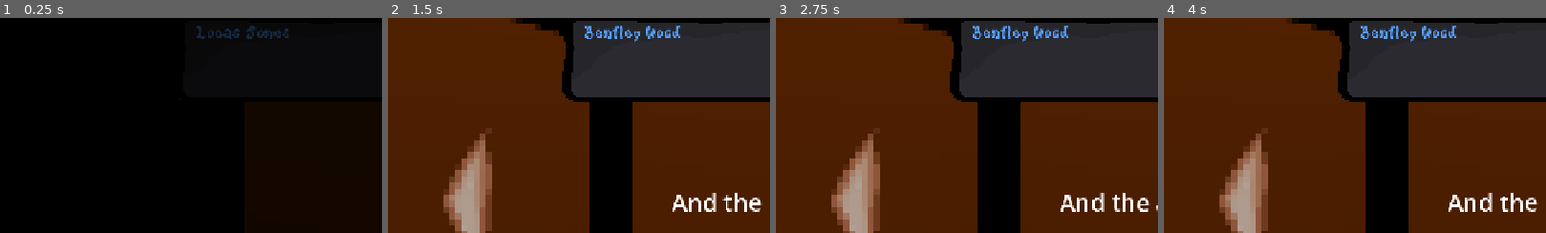
Above: before the commit, frames 1-4 (left to right).
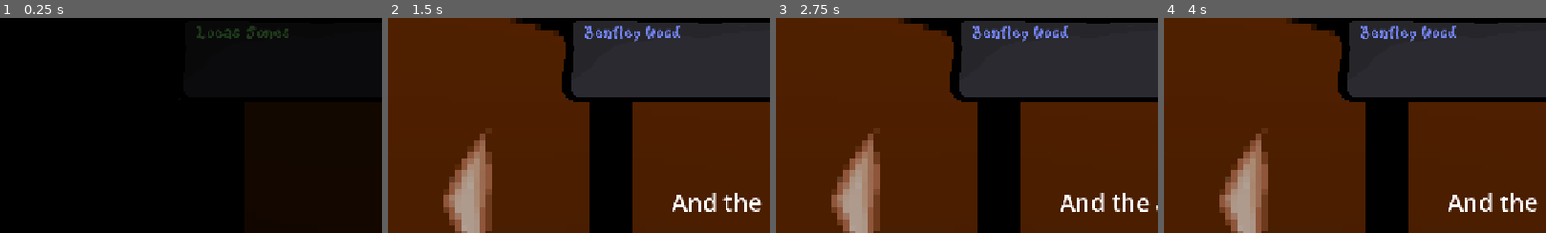
Above: after the commit, the same moments.

Repository: Caz080/AfterFall
Game: Godot game, scene res://Assets/Scenes/game.tscn
Two runs of this game, one before a commit and one after it. Both use one fixed random seed, a clock stepped at 60 frames per second and the inputs below.
Inputs (mouse positions are % of the whole screen's width and height, from its top left):
- Up to frame 1 (0.25 s): no input
- Up to frame 2 (1.5 s): tap Enter (ui_accept) at 0.5, 0.77 s; hold Right (move_right) 0.53-1.25 s; hold Space (push_to_talk) 0.53-1.25 s; click (90, 84) at 1.25 s
- Up to frame 3 (2.75 s): click (90, 50) at 2 s
- Up to frame 4 (4 s): click (10, 50) at 2.75 s; hold Left (move_left) from 3.53 s (still down); tap Space (push_to_talk) at 3.6 s; tap Enter (ui_accept) at 3.77 s
The pictures show only the part of the screen within x 0-50%, y 7-57%; the shares and areas given below are measured in that part.

The runs differ from the first frame. In frame 1, 0.5% of the frame differs, in the area x 51-76%, y 3-10%; in frame 2, 0.4%; in frame 3, 0.4%; in frame 4, 0.4%.

Commit message:
Player update

Diff:
--- a/projectreal/Assets/Player.gd
+++ b/projectreal/Assets/Player.gd
@@ -87,6 +87,7 @@
 	var personname = get_node("../gameUI/Control/MarginContainer/VBoxContainer/Person")
 	var npc = get_node("../NPC_"+str(currentNPC))
 	personname.text = npc.firstName + " " + npc.lastName
+	personname.add_theme_color_override("font_color", npc.npcColor)
 
 	var textbox = get_node("../gameUI/Control/MarginContainer/VBoxContainer/Dialogue")
 	textbox.text = ""
--- a/projectreal/Assets/Scripts/npcHandler.gd
+++ b/projectreal/Assets/Scripts/npcHandler.gd
@@ -1,16 +1,27 @@
 extends Node3D
 
-@onready var Hairs = $Base/Hairs.get_children()
+@onready var Hairs = $Head/Hairs.get_children()
+@onready var Shirts = $Torso/Shirts.get_children()
 
 @export var firstName: String = "John"
 @export var lastName: String = "Doe"
 @export var personalityInt: int = 1
+
+@export var npcColor: Color
 
 # Called when the node enters the scene tree for the first time.
 func _ready() -> void:
 	firstName = Global.firstNames.pick_random()
 	lastName = Global.lastNames.pick_random()
 	personalityInt = randi_range(1, 6)
+	npcColor = Color(
+		randf(),
+		randf(),
+		randf()
+	)
 	#print(name + ": " + firstName + " " + lastName + ", personality: " + var_to_str(personalityInt))
 
 	Hairs.pick_random().visible = true
+	var randShirt = Shirts.pick_random()
+	randShirt.visible = true
+	randShirt.modulate = Color(npcColor.r*0.5, npcColor.g*0.5, npcColor.b*0.5)
--- a/projectreal/Assets/npc_model.tscn
+++ b/projectreal/Assets/npc_model.tscn
@@ -1,9 +1,11 @@
 [gd_scene format=3 uid="uid://0top1llg5dn"]
 
 [ext_resource type="Script" uid="uid://cowlmlchaomq8" path="res://Assets/Scripts/npcHandler.gd" id="1_rdagg"]
-[ext_resource type="Texture2D" uid="uid://bnpj2d03bdgbd" path="res://Assets/Sprites/Sprite-person-base.png" id="2_17owo"]
+[ext_resource type="Texture2D" uid="uid://b11qvjrhd3erv" path="res://Assets/Sprites/Person/Sprite-Person-Head.png" id="2_xnmoo"]
 [ext_resource type="Texture2D" uid="uid://dlu6xw5s25ku3" path="res://Assets/Sprites/Sprite-mohawk.png" id="3_rnwvp"]
 [ext_resource type="Texture2D" uid="uid://cn4ycpd3hwuui" path="res://Assets/Sprites/Sprite-baldpatch.png" id="4_xnmoo"]
+[ext_resource type="Texture2D" uid="uid://b1cc0hlw2xsrv" path="res://Assets/Sprites/Person/Sprite-Person-Body.png" id="5_rn3ck"]
+[ext_resource type="Texture2D" uid="uid://5t8tf3g0qliu" path="res://Assets/Sprites/Shirts/Sprite-Regular-Shirt-Base.png" id="6_cv3sp"]
 
 [sub_resource type="StandardMaterial3D" id="StandardMaterial3D_4kutc"]
 transparency = 1
@@ -12,25 +14,54 @@
 size = Vector2(1, 2)
 center_offset = Vector3(0, 1, 0)
 
+[sub_resource type="Animation" id="Animation_xnmoo"]
+resource_name = "isAlien"
+
+[sub_resource type="AnimationLibrary" id="AnimationLibrary_rn3ck"]
+_data = {
+&"isAlien": SubResource("Animation_xnmoo")
+}
+
 [node name="NPCModel" type="Node3D" unique_id=718934892]
 script = ExtResource("1_rdagg")
+
+[node name="Shirtless" type="Sprite3D" parent="." unique_id=328855095]
+transform = Transform3D(0.18875517, 0, 0, 0, 0.17466983, 0, 0, 0, 0.5, 0, 0.9781968, 0.0005)
+visible = false
 
 [node name="MeshInstance3D" type="MeshInstance3D" parent="." unique_id=1466718180]
 material_override = SubResource("StandardMaterial3D_4kutc")
 transparency = 1.0
 mesh = SubResource("QuadMesh_4kutc")
 
-[node name="Base" type="Sprite3D" parent="." unique_id=1497271126]
+[node name="Head" type="Sprite3D" parent="." unique_id=1119680563]
 transform = Transform3D(0.18875517, 0, 0, 0, 0.17466983, 0, 0, 0, 0.5, 0, 0.9781968, 0)
-texture = ExtResource("2_17owo")
+texture = ExtResource("2_xnmoo")
 
-[node name="Hairs" type="Node3D" parent="Base" unique_id=2135009063]
+[node name="Hairs" type="Node3D" parent="Head" unique_id=660385289]
 transform = Transform3D(1, 0, 0, 0, 1, 0, 0, 0, 1, 0, 0, 0.001)
 
-[node name="Mohawk" type="Sprite3D" parent="Base/Hairs" unique_id=1214030439]
+[node name="Mohawk" type="Sprite3D" parent="Head/Hairs" unique_id=257850797]
 visible = false
 texture = ExtResource("3_rnwvp")
 
-[node name="Bald" type="Sprite3D" parent="Base/Hairs" unique_id=1580729177]
+[node name="Bald" type="Sprite3D" parent="Head/Hairs" unique_id=1548588908]
 visible = false
 texture = ExtResource("4_xnmoo")
+
+[node name="Torso" type="Sprite3D" parent="." unique_id=1497271126]
+transform = Transform3D(0.18875517, 0, 0, 0, 0.17466983, 0, 0, 0, 0.5, 0, 0.9781968, 0)
+texture = ExtResource("5_rn3ck")
+
+[node name="Shirts" type="Node3D" parent="Torso" unique_id=1057833016]
+
+[node name="PlainShirt" type="Sprite3D" parent="Torso/Shirts" unique_id=889587486]
+transform = Transform3D(1, 0, 0, 0, 1, 0, 0, 0, 1, 0, 0, 0.001)
+visible = false
+modulate = Color(0.52906674, 0.52906674, 0.52906656, 1)
+texture = ExtResource("6_cv3sp")
+
+[node name="AlienHead" type="Sprite3D" parent="." unique_id=202503964]
+
+[node name="AnimationPlayer" type="AnimationPlayer" parent="." unique_id=946175467]
+libraries/ = SubResource("AnimationLibrary_rn3ck")
Not shown, added: projectreal/Assets/Sprites/Person/Sprite-Person-Body.png.import
Not shown, added: projectreal/Assets/Sprites/Person/Sprite-Person-Head.png.import
Not shown, added: projectreal/Assets/Sprites/Shirts/Sprite-Regular-Shirt-Base.png.import
